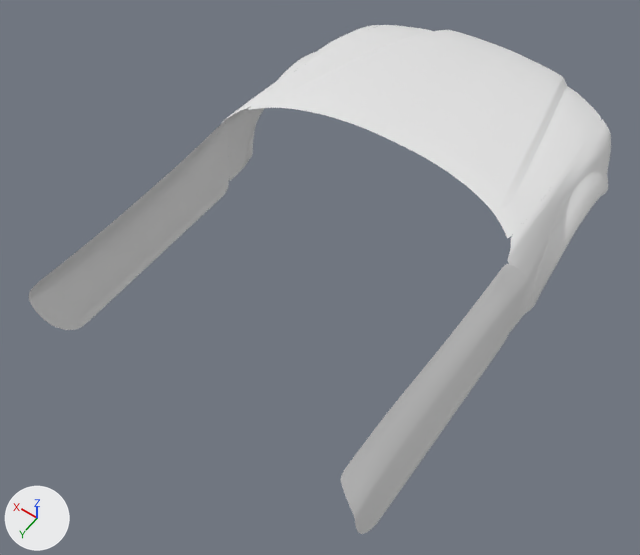
The Blender file ver1-bnr34.blend: old version first, new version second.
Camera for both pictures: a 50 mm camera at (-2.37, 1.71, 3.72) aimed at (-0.86, -0.4, 0.4). Lighting does not change. The marker at lower left points along +X, +Y and +Z.

The first picture shows 'door', 'front fender ALTERNATIVE', 'hood'.
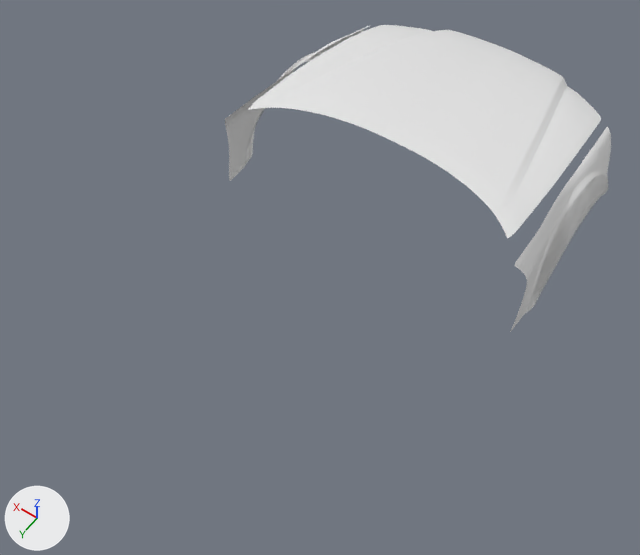
Boxes (x1, y1, x2, y2) around the edits, measured in the pictures (640 x 555 px):
'door', hidden: before (29, 119, 527, 534)
'front fender ALTERNATIVE', reshaped: before (225, 25, 611, 332); after (225, 26, 611, 332)
part 1 of me_cube_017, cut back: before (226, 25, 611, 269); after (225, 26, 611, 269)

The change, as a diff of the scene's bpy script:
```diff
--- a/ver1-bnr34.blend.py
+++ b/ver1-bnr34.blend.py
@@ me_cube_017 @@
 # used by ob_front_fender_alternative; location = (-0.9, 0.302, 0.0); scale = (0.716, 0.716, 0.716)
-me_cube_017.from_pydata(...)  # 402 vertices, 357 faces; spans x -1.21..-0.92, y -3.01..-1.29, z 0.47..1.22
+me_cube_017.from_pydata(...)  # 359 vertices, 288 faces, 29 loose edges; spans x -1.21..-0.92, y -3.01..-1.32, z 0.47..1.22
+# me_cube_017 part 1
+# 68 vertices are removed from x -1.04..-0.94, y -2.95..-1.29, z 0.98..1.21
+# 107 faces are deleted
+# 9 vertices in x -1.11..-1.04, y -2.88..-2.45, z 0.95..1.08 move by (0.01, 0.0, 0.0)
+# 4 vertices in x -1.09..-1.05, y -2.82..-2.6, z 0.95..1.04 move by (0.02, 0.0, 0.01)
+# 13 vertices move from x -1.1..-1.0, y -2.89..-2.39, z 0.9..1.1 to x -1.1..-1.01, y -2.88..-2.39, z 0.91..1.1
+# 25 vertices are added at x -1.1..-0.98, y -2.96..-1.34, z 0.97..1.15
+# 29 loose edges are added
+# 38 new faces join them
@@ ob_door @@
 _m = ob_door.modifiers.new('Subdivision', 'SUBSURF')
+ob_door.hide_set(True)
```
